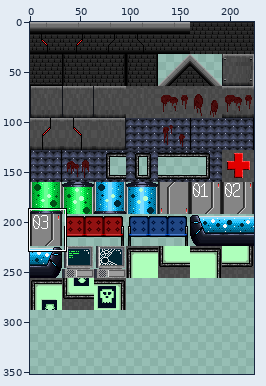
Two states of a sprite sheet, resources/sprites/floor_tileset.png. Above, an overview of the earlier version with the close-up marked.
Close-up. Before:
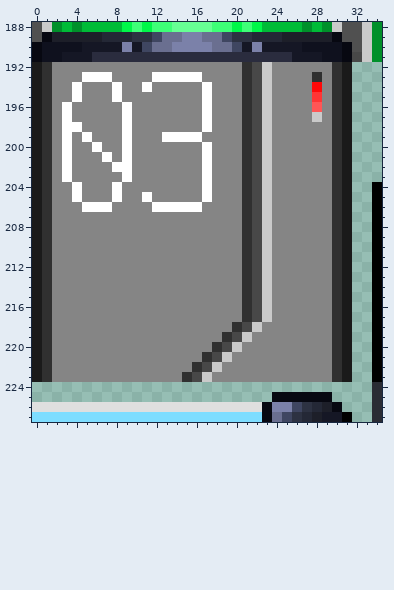
The file is 224x288 pixels. Colours within 5 levels of each other are drawn and written as one. Shown: x 0..34, y 188..227. The old version is drawn lined up with the new one, on the new canvas. The commit also changed other parts of the picture, which this record leaves out.
Now the later version:
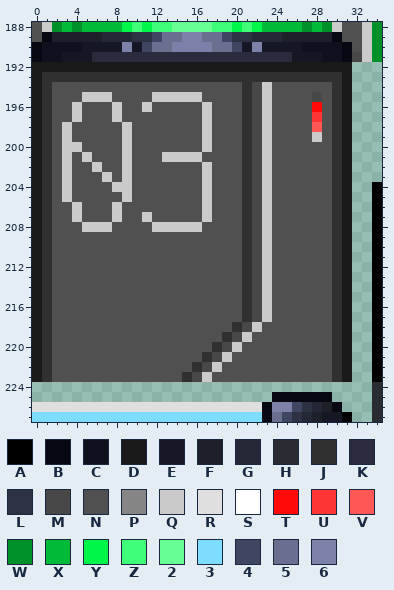
Palette (. is transparent): A #000000  B #070811  C #0f111e  D #1a1a1a  E #151725  F #1d1f29  G #242836  H #2a2c34  J #303030  K #2a2c3e  L #2d3242  M #484848  N #505050  P #858585  Q #cacaca  R #dfdfdf  S #ffffff  T #ff0909  U #ff3535  V #ff5656  W #00902a  X #00bb37  Y #00f749  Z #3eff77  2 #67ff94  3 #7eddff  4 #3f4661  5 #6a6f90  6 #7b81a9
Changes in this commit:
canvas 224x288 -> 224x352
Changed rows in their new state; - is an unchanged pixel.
first column x 1:
192 DDDDDDDDDDDDDDDDDDDDDDDDDDDDDD
193 -JJJJJJJJJJJJJJJJJJJ-JJJJJJ-J-
194 -NNNNNNNNNNNNNNNNNNN---NNNNNN-
195 -NNNQQQNNNNQQQQQNNNN---NNNNMN-
196 -NNQNNNQNNQNNNNNQNNN---NNNNTN-
197 -NNQNNNQNNNNNNNNQNNN---NNNNUN-
198 -NQNNNNNQNNNNNNNQNNN---NNNNVN-
199 -NQNNNNNQNNNNNNNQNNN---NNNNQN-
200 -NQQNNNNQNNNNNNNQNNN---NNNNNN-
201 -NQNQNNNQNNNQQQQNNNN---NNNNNN-
202 -NQNNQNNQNNNNNNNQNNN---NNNNNN-
203 -NQNNNQNQNNNNNNNQNNN---NNNNNN-
204 -NQNNNNQQNNNNNNNQNNN---NNNNNN-
205 -NQNNNNNQNNNNNNNQNNN---NNNNNN-
206 -NNQNNNQNNNNNNNNQNNN---NNNNNN-
207 -NNQNNNQNNQNNNNNQNNN---NNNNNN-
208 -NNNQQQNNNNQQQQQNNNN---NNNNNN-
209 -NNNNNNNNNNNNNNNNNNN---NNNNNN-
210 -NNNNNNNNNNNNNNNNNNN---NNNNNN-
211 -NNNNNNNNNNNNNNNNNNN---NNNNNN-
212 -NNNNNNNNNNNNNNNNNNN---NNNNNN-
213 -NNNNNNNNNNNNNNNNNNN---NNNNNN-
214 -NNNNNNNNNNNNNNNNNNN---NNNNNN-
215 -NNNNNNNNNNNNNNNNNNN---NNNNNN-
216 -NNNNNNNNNNNNNNNNNNN---NNNNNN-
217 -NNNNNNNNNNNNNNNNNNN---NNNNNN-
218 -NNNNNNNNNNNNNNNNNN---NNNNNNN-
219 -NNNNNNNNNNNNNNNNN---NNNNNNNN-
220 -NNNNNNNNNNNNNNNN---NNNNNNNNN-
221 -NNNNNNNNNNNNNNN---NNNNNNNNNN-
222 -NNNNNNNNNNNNNN---NNNNNNNNNNN-
223 -NNNNNNNNNNNNN---NNNNNNNNNNNN-
